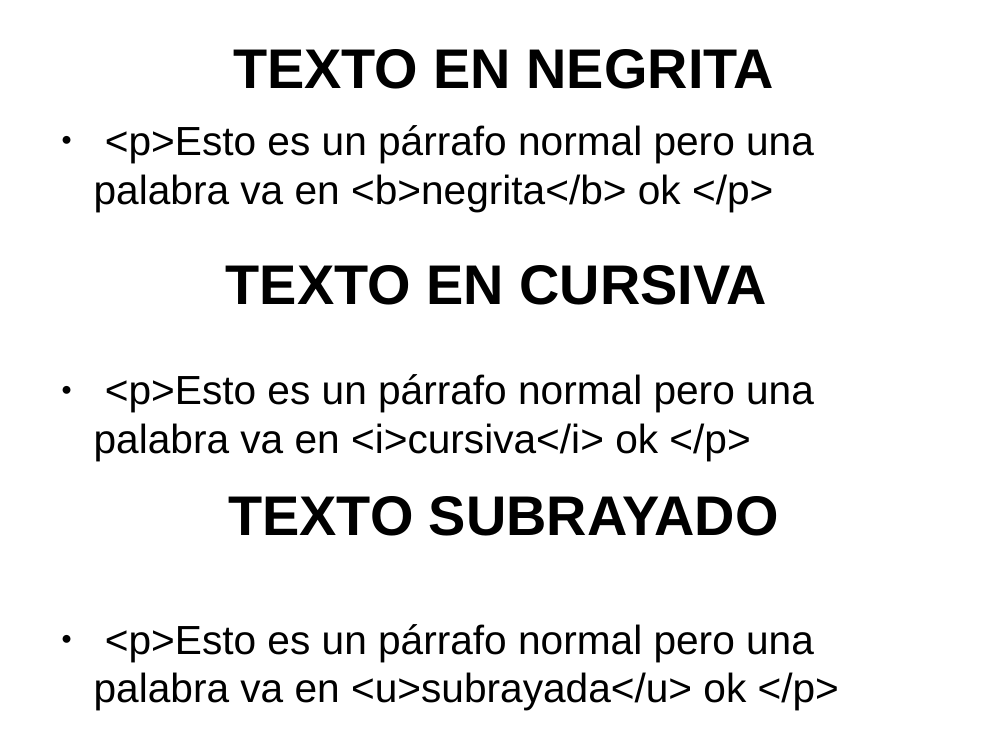
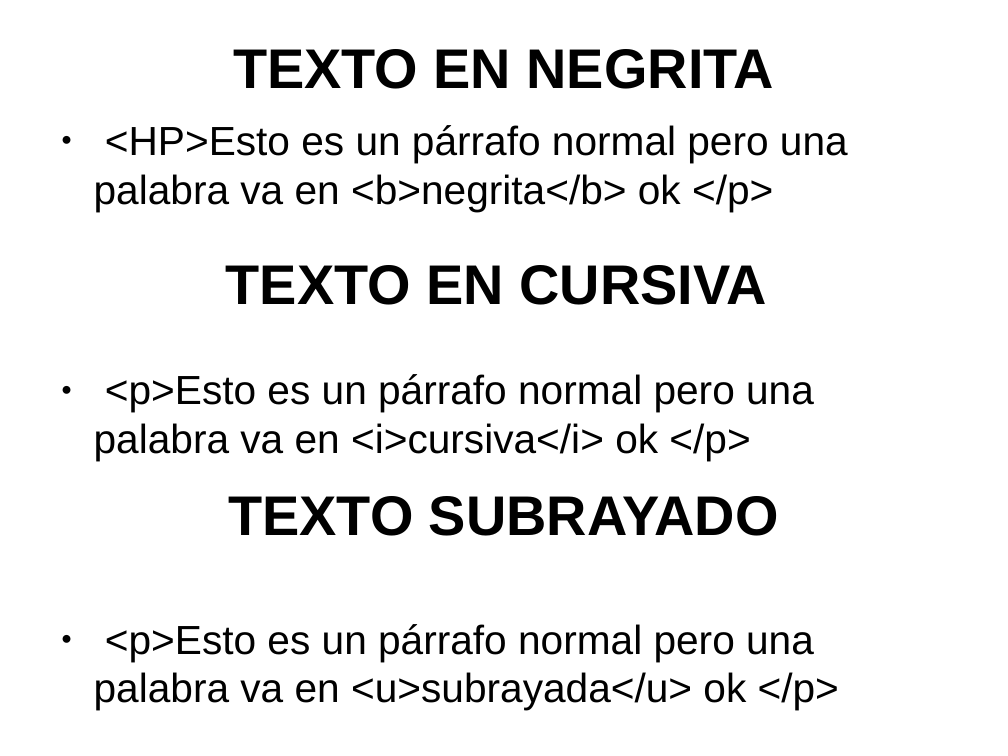
Before and after one commit to toblerone554/CampusInfantil2016, a slide deck: slide 17 of Veteranos/html/PresentaciónHTML.odp (slide 16 before the commit). Drawn at 1008x756 pixels with LibreOffice and Linux fonts; fonts in the diff are those of the drawing. Boxes give left, top, right and bottom in pixels: in the first picture for what was removed or moved away, otherwise in the second. Text is boxed around its words. In the diff, an @@ line names an element or a change of style, - is before the commit and + after.

```diff
--- a/Veteranos/html/PresentaciónHTML.odp
+++ b/Veteranos/html/PresentaciónHTML.odp
@@ text at [94,125,848,212]: text changed @@
-● <p>Esto es un párrafo normal pero una palabra va en <b>negrita</b> ok </p>
+● <HP>Esto es un párrafo normal pero una palabra va en <b>negrita</b> ok </p>
```
Also in this commit, not shown: 5 other slides changed, 10 slides added, 18 other files.
